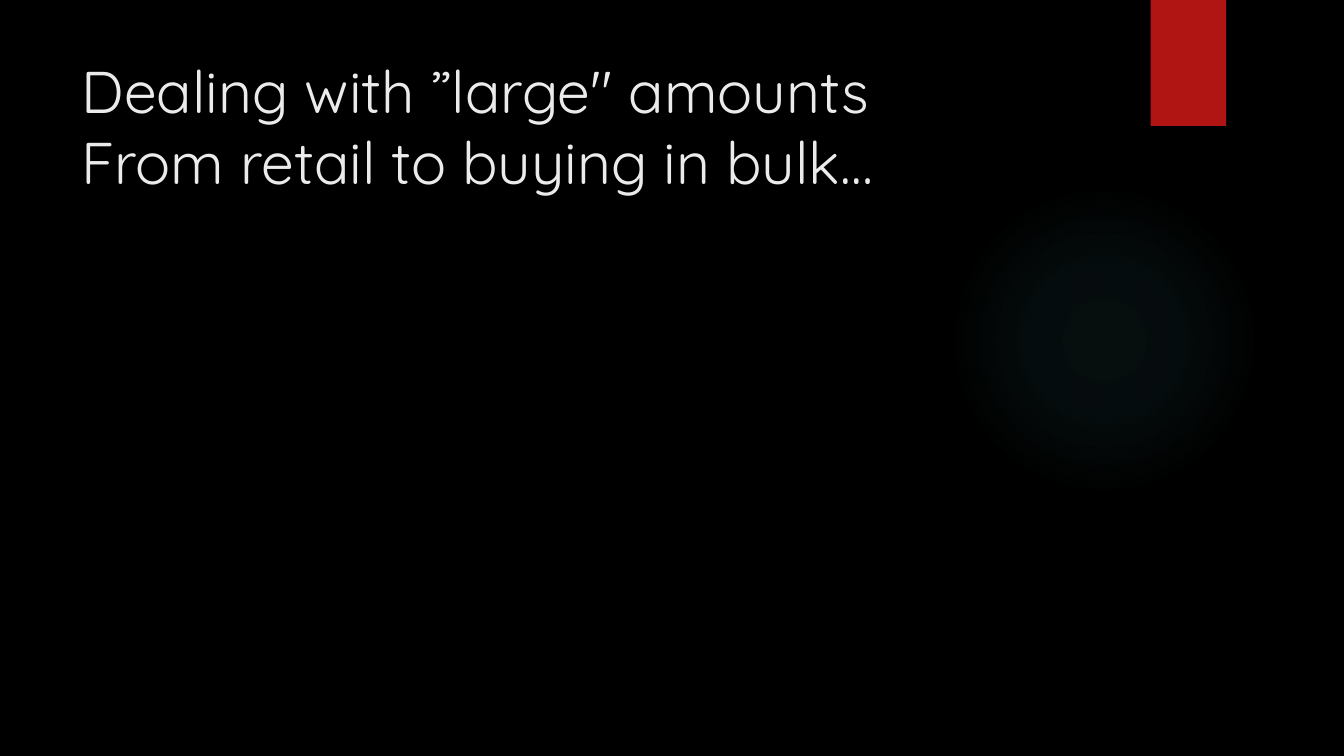
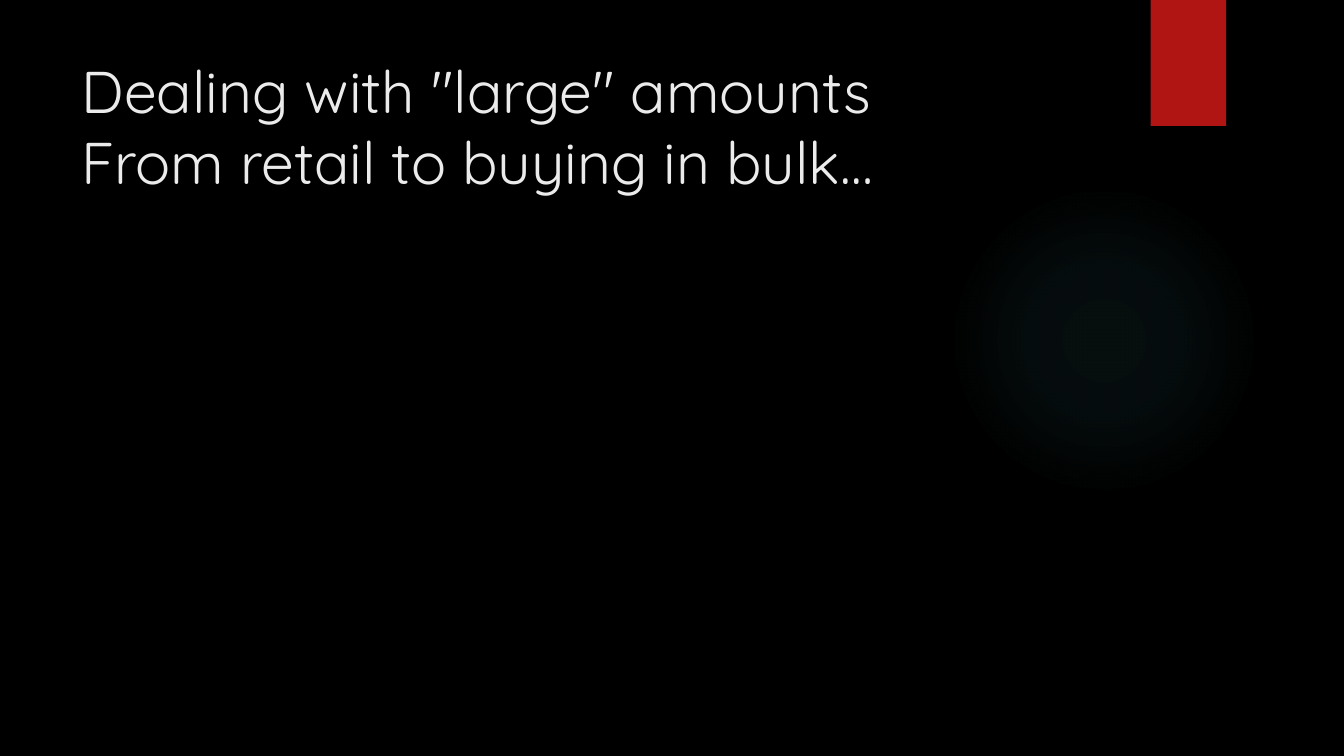
Before and after one commit to dennisdietrich/First180Days, a slide deck: slide 24 of Sitting in meetings all day long.pptx. Drawn at 1344x756 pixels with LibreOffice and Linux fonts; fonts in the diff are those of the drawing; background and template pictures are left out. Boxes give left, top, right and bottom in pixels: in the first picture for what was removed or moved away, otherwise in the second. Text is boxed around its words. In the diff, an @@ line names an element or a change of style, - is before the commit and + after.

```diff
--- a/Sitting in meetings all day long.pptx
+++ b/Sitting in meetings all day long.pptx
@@ title at [81,69,873,196]: text changed @@
-Dealing with ”large" amounts
-From retail to buying in bulk…
+Dealing with "large" amounts
+From retail to buying in bulk…
```
Also in this commit, not shown: 4 other slides changed.
